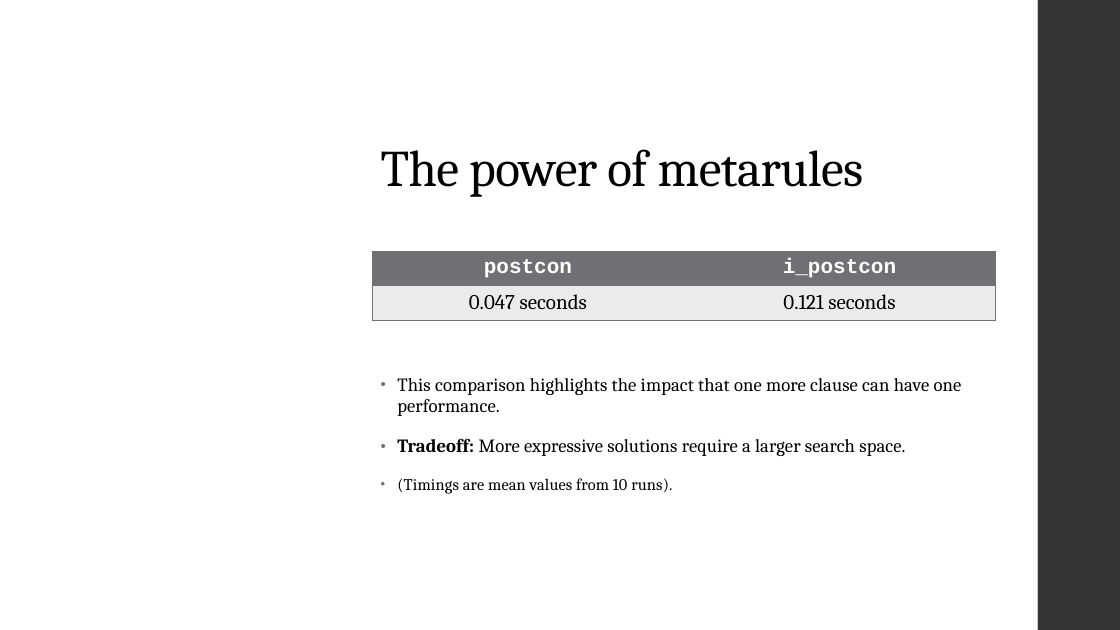
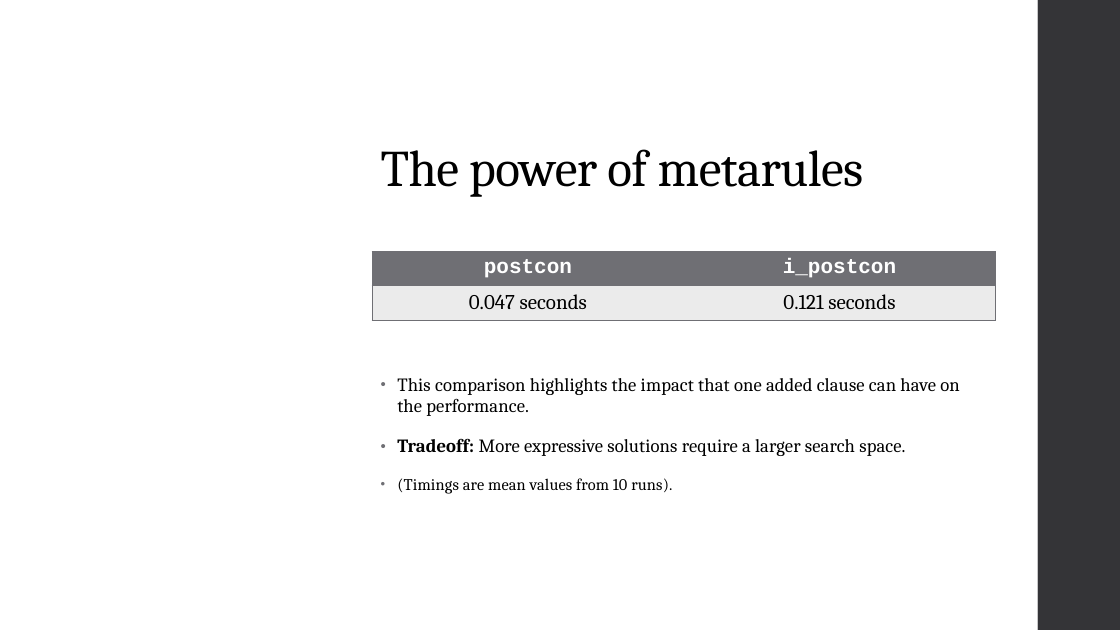
Before and after one commit to Alex-Dell1/ATAI_Maze_Project, a slide deck: slide 9 of ATAI_Presentation.pptx. Drawn at 1120x630 pixels with LibreOffice and Linux fonts; fonts in the diff are those of the drawing; background and template pictures are left out. Boxes give left, top, right and bottom in pixels: in the first picture for what was removed or moved away, otherwise in the second. Text is boxed around its words. In the diff, an @@ line names an element or a change of style, - is before the commit and + after.

```diff
--- a/ATAI_Presentation.pptx
+++ b/ATAI_Presentation.pptx
@@ text at box(397, 378, 959, 416): text changed @@
-• This comparison highlights the impact that one more clause can have one performance.
+• This comparison highlights the impact that one added clause can have on the performance.
```
Also in this commit, not shown: 4 other slides changed, 1 slide added, 3 other files.
